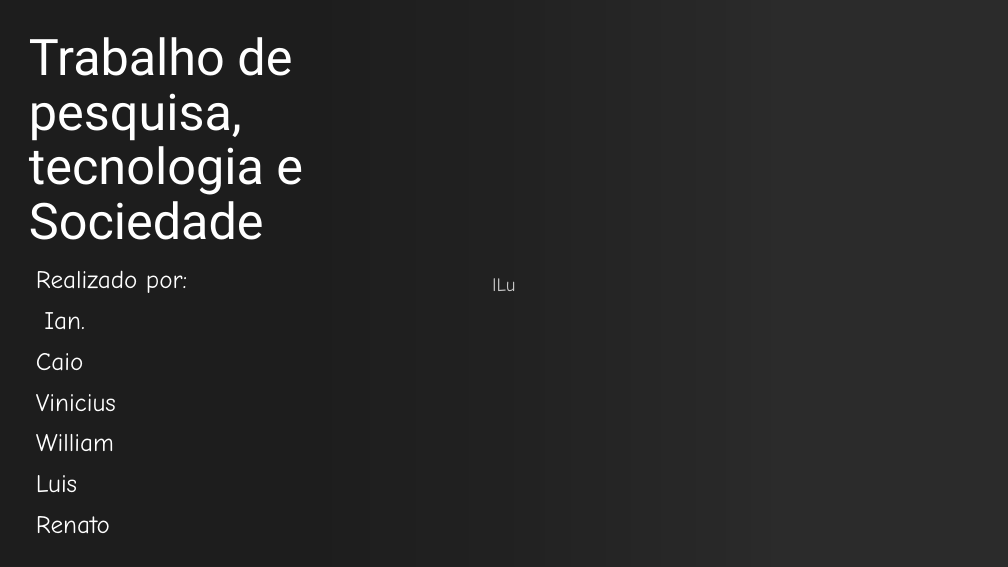
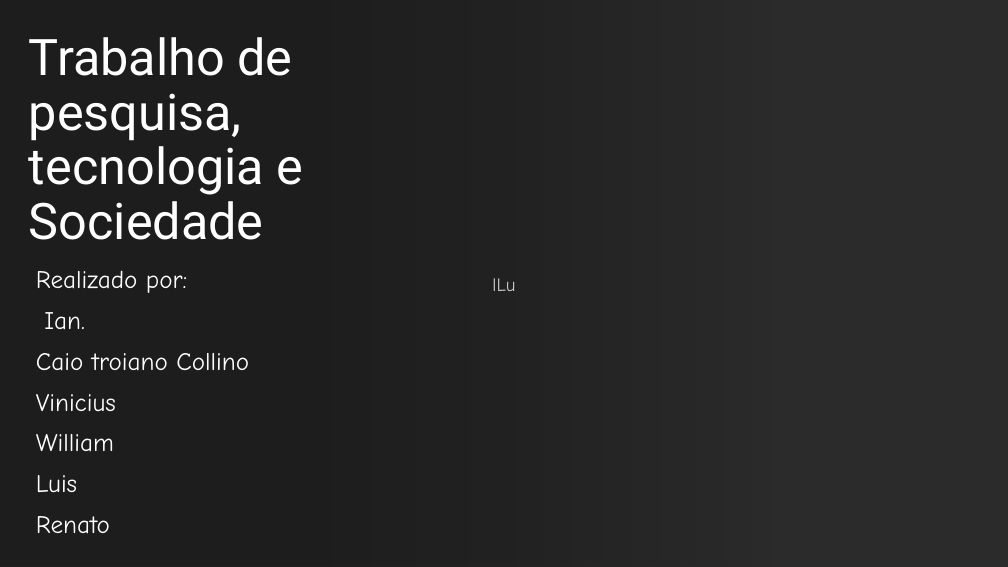
Before and after one commit to Luis-HCarvalho/pts-artigo-sintese, a slide deck: slide 1 of Apresentacao.pptx. Drawn at 1008x567 pixels with LibreOffice and Linux fonts; fonts in the diff are those of the drawing; background and template pictures are left out; a plain dark background stands for a picture behind light text. Boxes give left, top, right and bottom in pixels: in the first picture for what was removed or moved away, otherwise in the second. Text is boxed around its words. In the diff, an @@ line names an element or a change of style, - is before the commit and + after.

```diff
--- a/Apresentacao.pptx
+++ b/Apresentacao.pptx
@@ subtitle at (36,353,249,371): text changed @@
-Caio
+Caio troiano Collino
```
Also in this commit, not shown: 2 other slides changed, 1 slide added.
